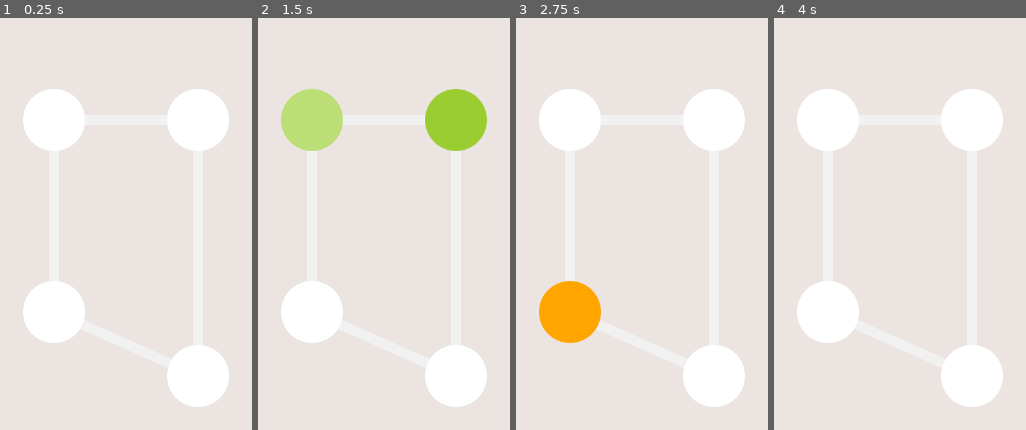
Above: before the commit, frames 1-4 (left to right).
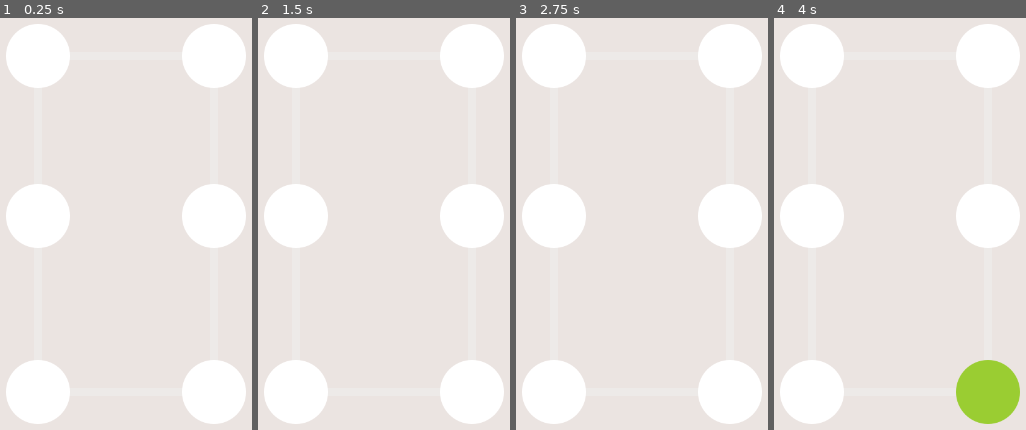
Above: after the commit, the same moments.

Repository: papazeal/tiny-memo
Game: Godot game, scene res://game.tscn
The game is run twice, just before and just after one commit, with the same random seed, the same clock (stepped at 60 frames per second) and the same inputs.
Inputs (mouse positions are in pixels of both pictures, inside the frame that each line leads up to):
- Up to frame 1 (0.25 s): no input
- Up to frame 2 (1.5 s): tap Enter at 0.5 s; drag from (457, 121) to (310, 121) at 0.52 s; tap Space at 1.25 s; drag from (310, 121) to (457, 121) at 1.27 s
- Up to frame 3 (2.75 s): tap Enter at 2 s; move the mouse to (568, 310) at 2.02 s; tap Ctrl at 2.1 s; click (568, 310) at 2.17 s
- Up to frame 4 (4 s): tap Space at 2.75 s; drag from (973, 376) to (826, 121) at 2.77 s; tap Enter at 3.5 s; move the mouse to (1020, 318) at 3.52 s; press the mouse at (1020, 318) at 3.53 s

The runs differ from the first frame. In frame 1, 24% of the frame differs, in the area x 2-98%, y 1-99%; in frame 2, 25%; in frame 3, 24%; in frame 4, 26%.

Commit message:
preload sfx

Diff:
--- a/dot.tscn
+++ b/dot.tscn
@@ -3,8 +3,8 @@
 [ext_resource type="Script" path="res://dot.gd" id="1_yg0dm"]
 [ext_resource type="Texture2D" uid="uid://ddxfqn4lybvgo" path="res://dot.svg" id="2_1gjxd"]
 
-[sub_resource type="RectangleShape2D" id="RectangleShape2D_od25n"]
-size = Vector2(68, 60)
+[sub_resource type="CircleShape2D" id="CircleShape2D_s1m4s"]
+radius = 35.0
 
 [node name="dot" type="Area2D"]
 script = ExtResource("1_yg0dm")
@@ -12,11 +12,10 @@
 [node name="sprite" type="Node2D" parent="."]
 
 [node name="Sprite2D" type="Sprite2D" parent="sprite"]
-scale = Vector2(0.596154, 0.596154)
+scale = Vector2(0.615385, 0.615385)
 texture = ExtResource("2_1gjxd")
 
 [node name="CollisionShape2D" type="CollisionShape2D" parent="."]
-visible = false
-shape = SubResource("RectangleShape2D_od25n")
+shape = SubResource("CircleShape2D_s1m4s")
 
 [connection signal="input_event" from="." to="." method="_on_input_event"]
--- a/game.gd
+++ b/game.gd
@@ -2,14 +2,15 @@
 
 @onready var line:Line2D = $Line2D
 @onready var audio:AudioStreamPlayer2D = $AudioStreamPlayer2D
-
+var TapSound = preload("res://tap.mp3")
 var Dot = preload("res://dot.tscn")
 var selected_dots = []
 var dots = []
-var colors_set = [Color.ORANGE, Color.YELLOW_GREEN]
+var colors_set = [Color.ORANGE, Color.YELLOW_GREEN, Color.LIGHT_CORAL]
 
 # Called when the node enters the scene tree for the first time.
 func _ready():
+	audio.stream = TapSound
 	init_level()
 	pass # Replace with function body.
 
@@ -19,13 +20,20 @@
 	pass
 
 func init_level():
-	var colors_set = colors_set + colors_set
-	colors_set.shuffle()
+	# pallet
+	var pallet = colors_set
+	pallet = pallet+pallet
+	pallet.shuffle()
+
+	var rng = RandomNumberGenerator.new()
 	var i = 0
+
 	for p in line.points:
 		print_debug(p)
+		#p.x += 20-40*rng.randf()
+		#p.y += 20-40*rng.randf()
 		var d:Dot = Dot.instantiate()
-		d.init(colors_set[i])
+		d.init(pallet[i])
 		d.index = i
 		d.position = p
 		d.connect('click', _on_dot_click)
@@ -53,8 +61,6 @@
 		#check color
 		if selected_dots[0].dot_color == selected_dots[1].dot_color:
 			print('match!')
-			#selected_dots[0].queue_free()
-			#selected_dots[1].queue_free()
 			selected_dots[0].disclose()
 			selected_dots[1].disclose()
 			audio.pitch_scale = 1.4
--- a/game.tscn
+++ b/game.tscn
@@ -1,15 +1,14 @@
-[gd_scene load_steps=3 format=3 uid="uid://dsky4oktosxu8"]
+[gd_scene load_steps=2 format=3 uid="uid://dsky4oktosxu8"]
 
 [ext_resource type="Script" path="res://game.gd" id="1_dytu8"]
-[ext_resource type="AudioStream" uid="uid://cwv2ehv5jcj16" path="res://BeepBox-Song.mp3" id="2_rn7sr"]
 
 [node name="game" type="Node2D"]
 script = ExtResource("1_dytu8")
 
 [node name="Line2D" type="Line2D" parent="."]
-points = PackedVector2Array(272, 192, 128, 192, 128, 384, 272, 448)
+points = PackedVector2Array(288, 128, 112, 128, 112, 288, 112, 464, 288, 464, 288, 288)
 closed = true
-default_color = Color(0.942823, 0.942823, 0.942823, 1)
+width = 8.0
+default_color = Color(0.941176, 0.941176, 0.941176, 0.466667)
 
 [node name="AudioStreamPlayer2D" type="AudioStreamPlayer2D" parent="."]
-stream = ExtResource("2_rn7sr")
Not shown, removed: BeepBox-Song.mp3.import
Not shown, added: tap.mp3.import
Not shown, changed: dist/index.html
Not shown, changed: dist/index.pck
Not shown, added: tap.mp3
